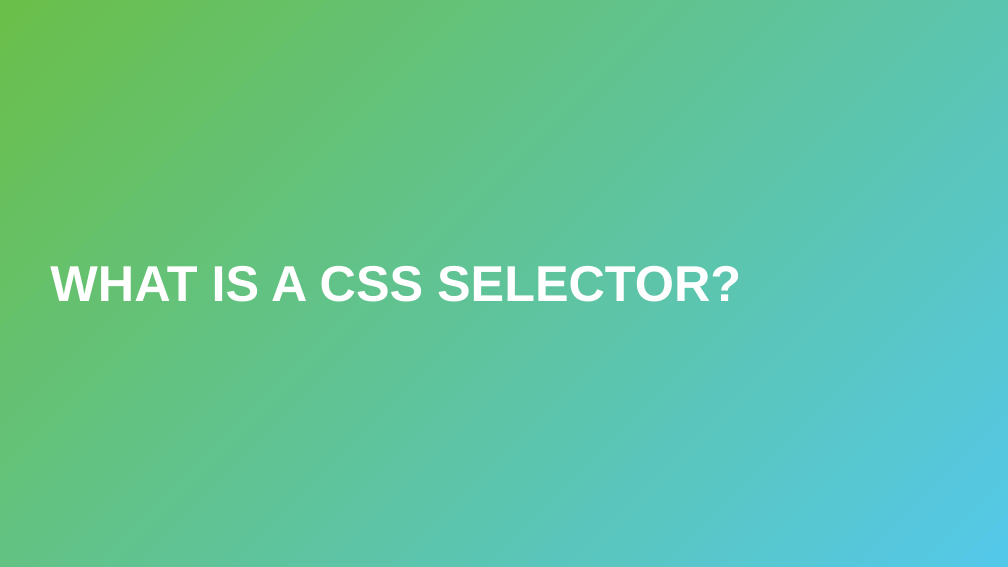
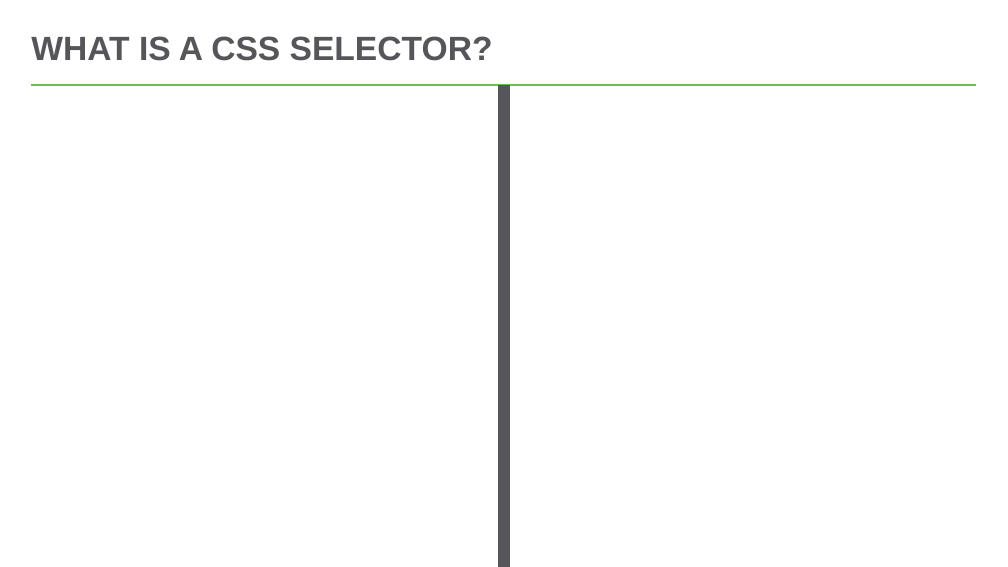
Before and after one commit to hytechclub/web-101, a slide deck: slide 3 of Week10/ReviewGame.pptx. Drawn at 1008x567 pixels with LibreOffice and Linux fonts; fonts in the diff are those of the drawing. Boxes give left, top, right and bottom in pixels: in the first picture for what was removed or moved away, otherwise in the second. Text is boxed around its words. In the diff, an @@ line names an element or a change of style, - is before the commit and + after.

```diff
--- a/Week10/ReviewGame.pptx
+++ b/Week10/ReviewGame.pptx
@@ rectangle removed at (0, 0, 1008, 567) @@
@@ title "WHAT IS A CSS SELECTOR?": place and size @@
-title "WHAT IS A CSS SELECTOR?" at (50, 266, 741, 302)
+title "WHAT IS A CSS SELECTOR?" at (31, 36, 493, 61)
@@ title "WHAT IS A CSS SELECTOR?" at (31, 36, 493, 61): size 48 to 32 pt, text colour #FFFFFF to #56565A @@
@@ line added from (32, 85) to (977, 85), #54C8E8 2.25 pt @@
@@ line added from (504, 85) to (504, 567), #56565A 11 pt @@
```
Also in this commit, not shown: 20 other slides changed.
